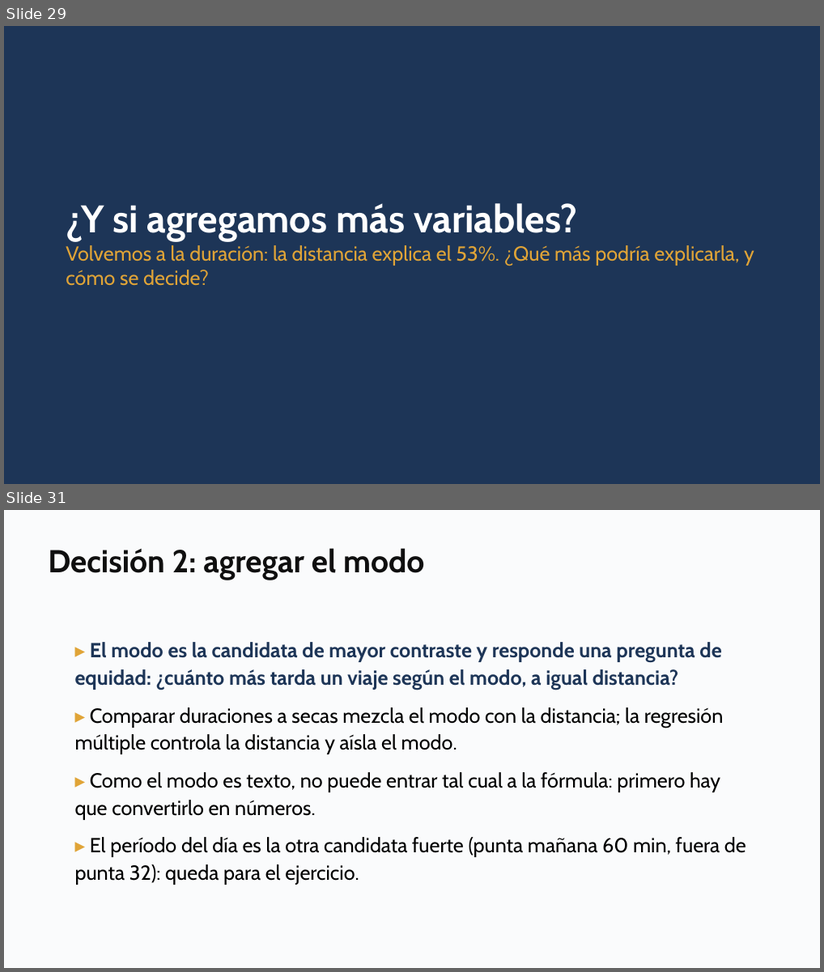
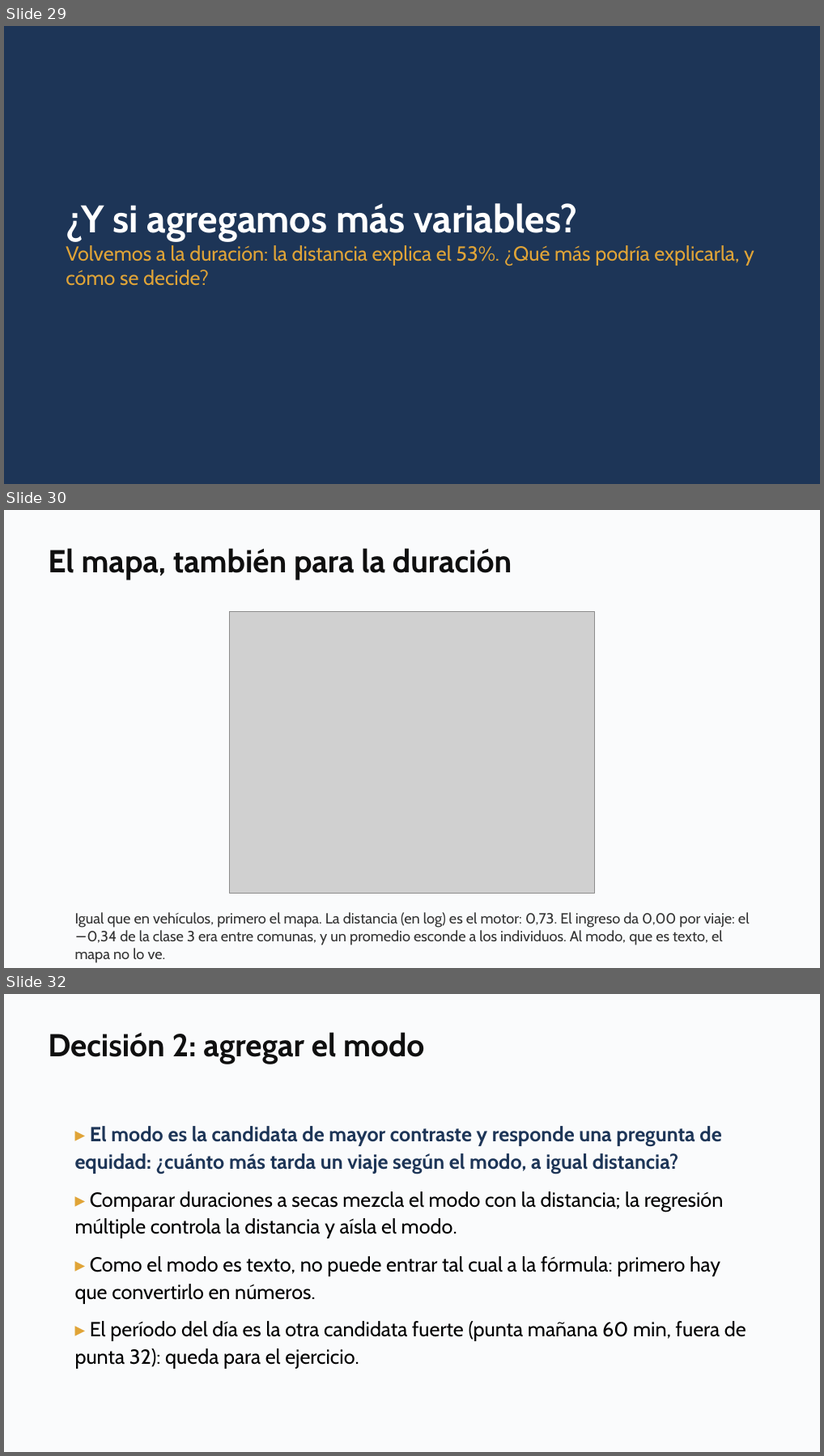
Before and after one commit to daniopitz/diplomado-cdd, a slide deck: presentaciones/clase04_regresion_multiple.pptx. Shown one above the other, each under a label of ours: slides 29 and 31 before the commit, slides 29, 30 and 32 after it; the slides between them are not shown. The pictures are 824x972 and 824x1456 pixels, drawn with LibreOffice and Linux fonts; fonts in the diff are those of the drawing; grey boxes stand for pictures. Boxes give left, top, right and bottom in pixels: in the first picture for what was removed or moved away, otherwise in the second. Text is boxed around its words. In the diff, an @@ line names an element or a change of style, - is before the commit and + after.

```diff
--- a/presentaciones/clase04_regresion_multiple.pptx
+++ b/presentaciones/clase04_regresion_multiple.pptx
@@ slide 30 added at [4,510,820,968], background #FFFFFF @@
@@ rectangle added at [4,510,820,968], fill #FAFBFC @@
@@ text added at [48,548,512,580], 28 pt, text #0F0F0F, bold @@
+El mapa, también para la duración
@@ picture added at [230,612,595,894] @@
@@ text added at [75,913,750,946], 13 pt, text #333333 @@
+Igual que en vehículos, primero el mapa. La distancia (en log) es el motor: 0,73. El ingreso da 0,00 por viaje: el −0,34 de la clase 3 era entre comunas, y un promedio esconde a los individuos. Al modo, que es texto, el mapa no lo ve.
@@ what was slide 31 is now slide 32 @@
```
Also in this commit, not shown: 1 slide changed, 3 other files.
